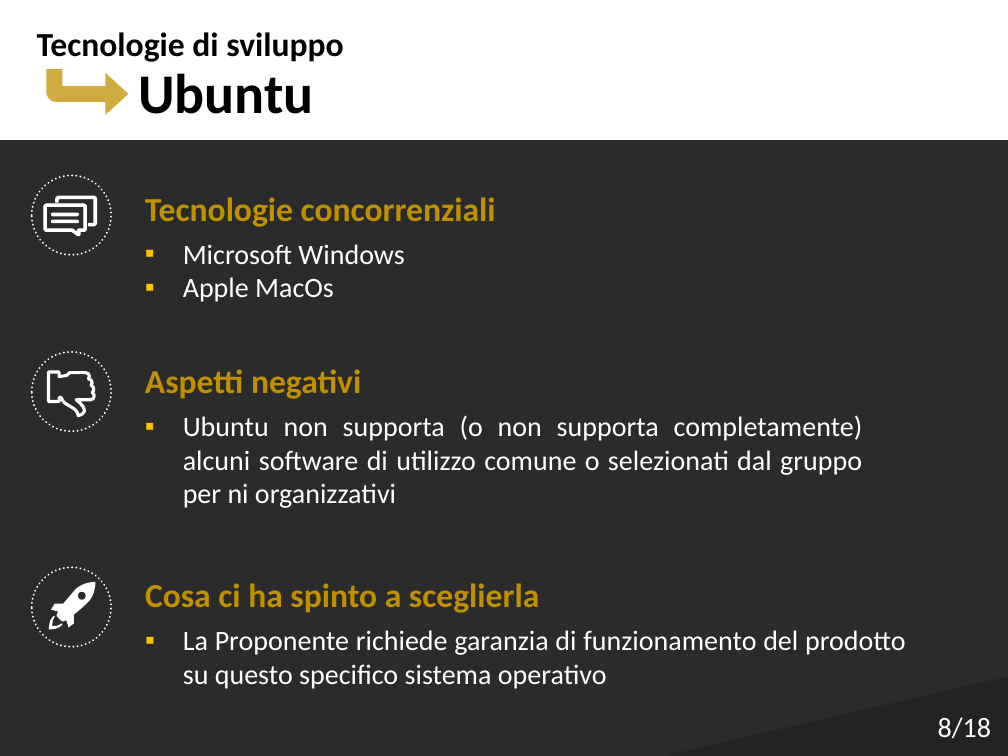
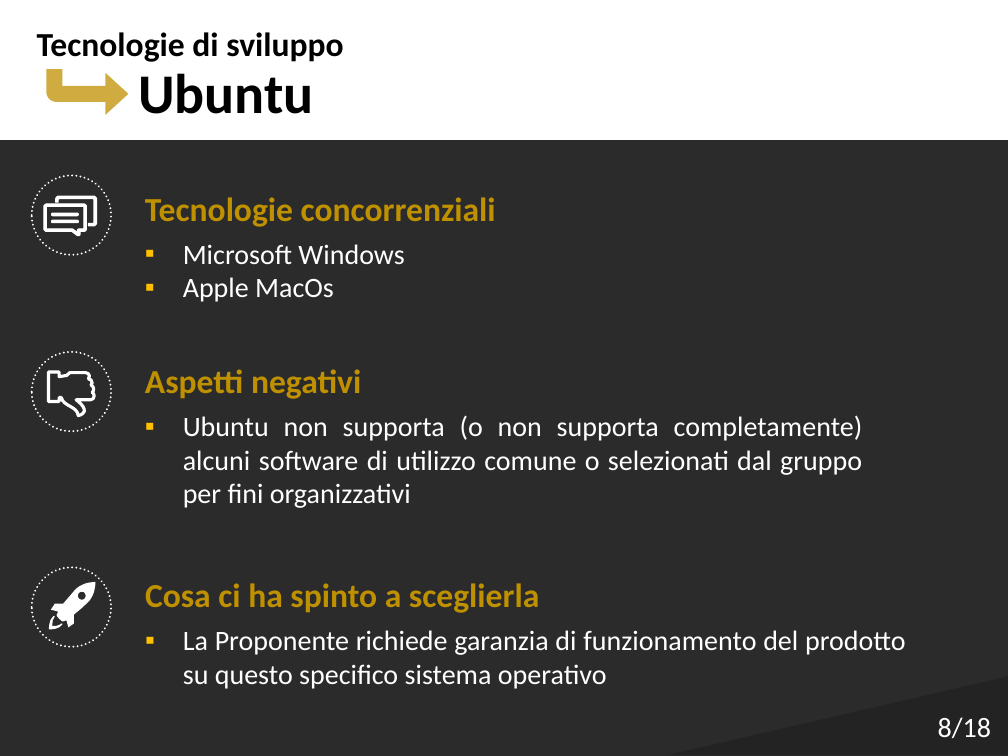
Before and after one commit to Italiaracerx/progettoSWE, a slide deck: slide 8 of Presentazioni/Presentazione TB 12-03-2018.pptx. Drawn at 1008x756 pixels with LibreOffice and Linux fonts; fonts in the diff are those of the drawing; background and template pictures are left out; a plain dark background stands for a picture behind light text. Boxes give left, top, right and bottom in pixels: in the first picture for what was removed or moved away, otherwise in the second. Text is boxed around its words. In the diff, an @@ line names an element or a change of style, - is before the commit and + after.

```diff
--- a/Presentazioni/Presentazione TB 12-03-2018.pptx
+++ b/Presentazioni/Presentazione TB 12-03-2018.pptx
@@ text at (183, 415, 863, 508): text changed @@
-▪ Ubuntu non supporta (o non supporta completamente) alcuni software di utilizzo comune o selezionati dal gruppo per ni organizzativi
+▪ Ubuntu non supporta (o non supporta completamente) alcuni software di utilizzo comune o selezionati dal gruppo per fini organizzativi
```
Also in this commit, not shown: 2 other slides changed, 1 other file.
